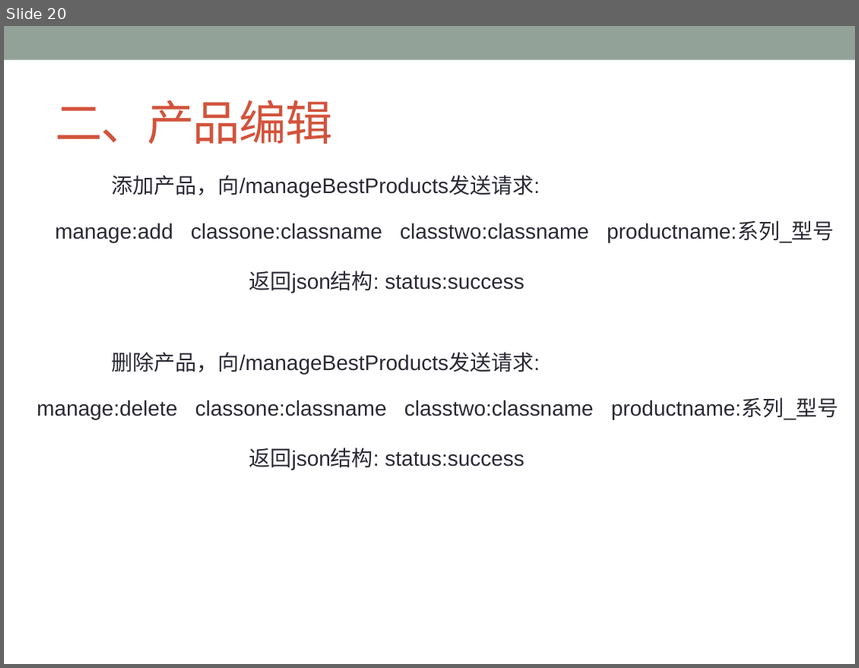
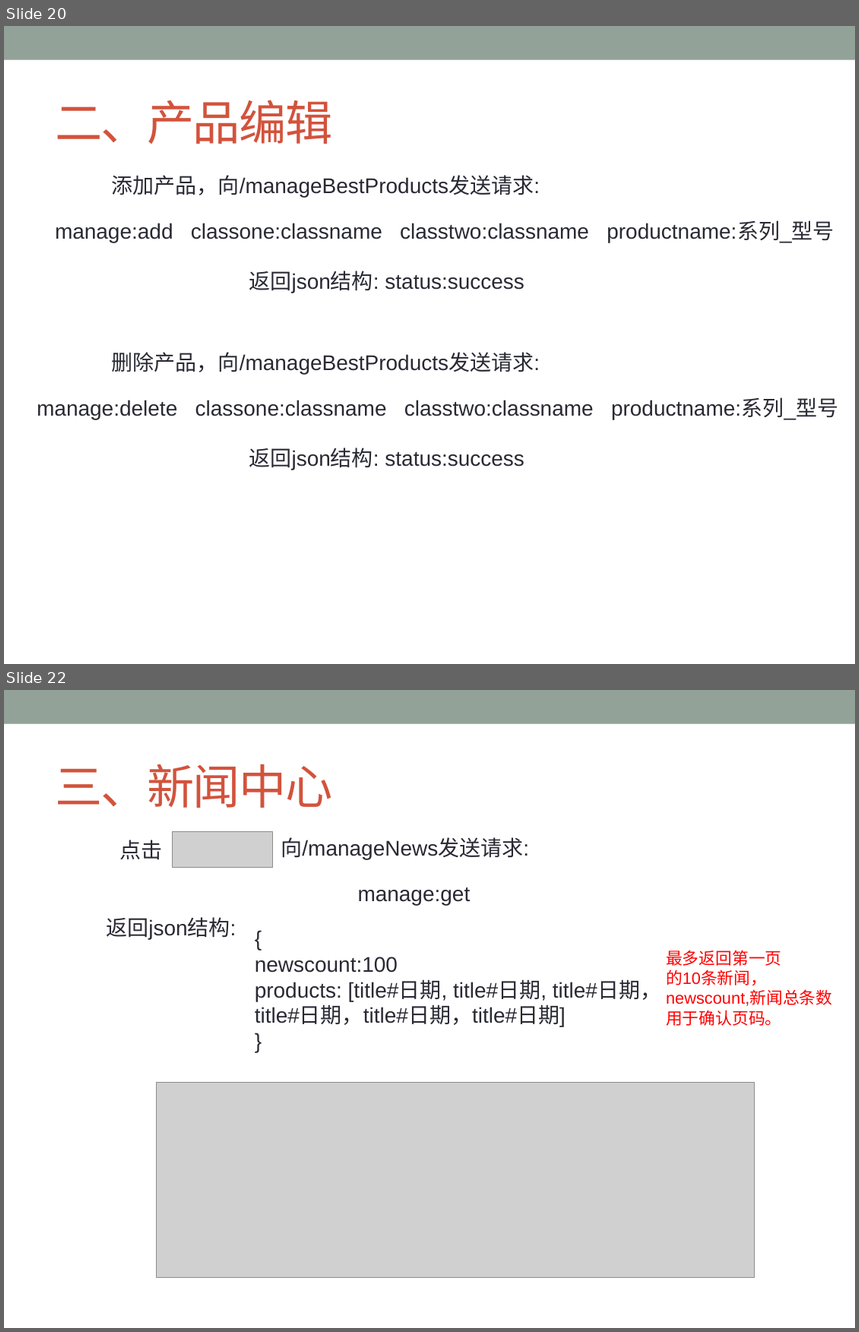
Before and after one commit to ChanSeaThink/LULLGREE, a slide deck: ZSGree前后端逻辑及接口.pptx. Shown one above the other, each under a label of ours: slide 20 before the commit, slides 20 and 22 after it; the slides between them are not shown. The pictures are 859x668 and 859x1332 pixels, drawn with LibreOffice and Linux fonts; fonts in the diff are those of the drawing; grey boxes stand for pictures. Boxes give left, top, right and bottom in pixels: in the first picture for what was removed or moved away, otherwise in the second. Text is boxed around its words. In the diff, an @@ line names an element or a change of style, - is before the commit and + after.

```diff
--- a/ZSGree前后端逻辑及接口.pptx
+++ b/ZSGree前后端逻辑及接口.pptx
@@ slide 22 added at box(4, 690, 855, 1328), background #FFFFFF; not listed: 1 template element that a slide beside it also shows @@
@@ title added at box(55, 764, 332, 808), 40 pt, text #D2533C @@
+三、新闻中心
@@ text added at box(120, 840, 163, 860), 18 pt, text #292934 @@
+点击
@@ picture added at box(173, 832, 273, 868) @@
@@ text added at box(281, 837, 529, 860), 18 pt, text #292934 @@
+向/manageNews发送请求:
@@ text added at box(358, 888, 471, 905), 18 pt, text #292934 @@
+manage:get
@@ text added at box(106, 917, 236, 940), 18 pt, text #292934 @@
+返回json结构:
@@ text added at box(255, 957, 661, 1027), 18 pt, text #292934 @@
+{
+newscount:100
+products: [title#日期, title#日期, title#日期，title#日期，title#日期，title#日期]
+}
@@ text added at box(666, 950, 833, 1026), 14 pt, text #FF0000 @@
+最多返回第一页
+的10条新闻，
+newscount,新闻总条数
+用于确认页码。
@@ picture added at box(156, 1082, 755, 1277) @@
```
Also in this commit, not shown: 19 other slides added.
